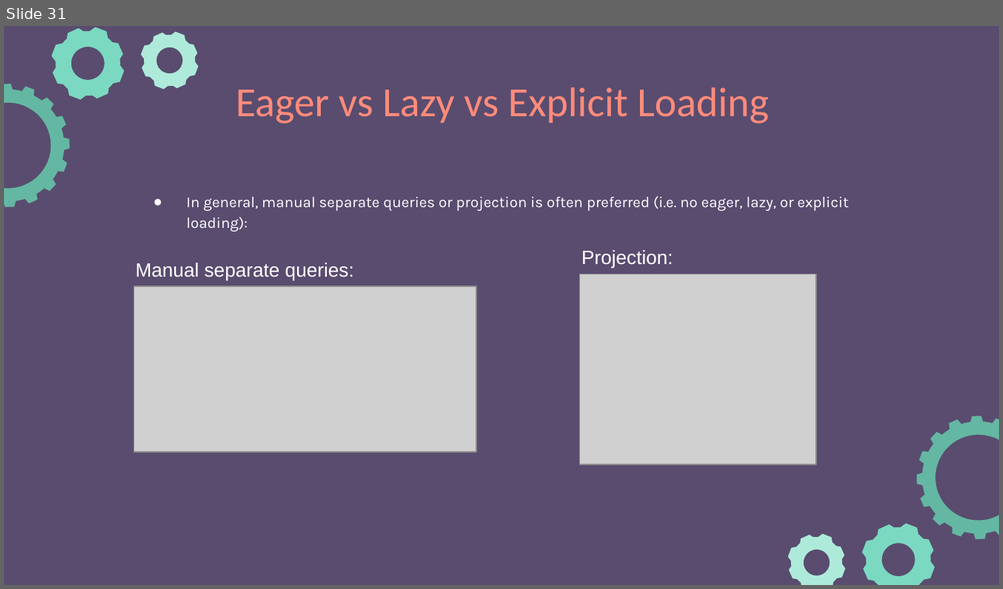
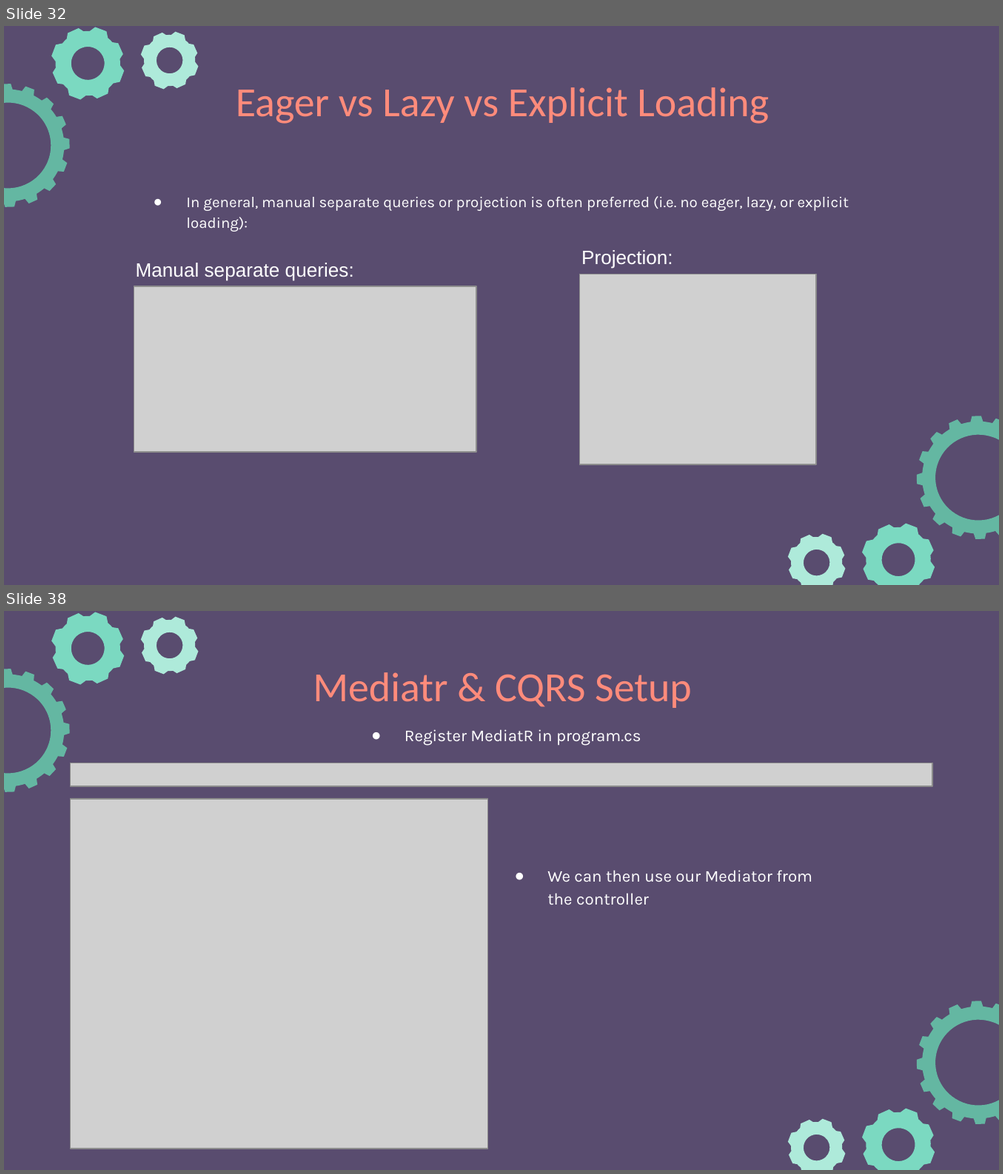
Before and after one commit to e-m-wilson/dotnet, a slide deck: Resources-Notes-Ppts/ASP-NET-Identity/ASPNET.pptx. Shown one above the other, each under a label of ours: slide 31 before the commit, slides 32 and 38 after it; the slides between them are not shown. The pictures are 1003x589 and 1003x1174 pixels, drawn with LibreOffice and Linux fonts; fonts in the diff are those of the drawing; grey boxes stand for pictures. Boxes give left, top, right and bottom in pixels: in the first picture for what was removed or moved away, otherwise in the second. Text is boxed around its words. In the diff, an @@ line names an element or a change of style, - is before the commit and + after.

```diff
--- a/Resources-Notes-Ppts/ASP-NET-Identity/ASPNET.pptx
+++ b/Resources-Notes-Ppts/ASP-NET-Identity/ASPNET.pptx
@@ slide 38 added at (x1=4, y1=611, x2=999, y2=1170), background #594C6F; not listed: 6 template elements that a slide beside it also shows @@
@@ title added at (x1=313, y1=672, x2=691, y2=708), 30 pt, text #FF8B7B @@
+Mediatr & CQRS Setup
@@ text added at (x1=404, y1=729, x2=641, y2=746), 12 pt, text #FFFFFF @@
+● Register MediatR in program.cs
@@ picture added at (x1=71, y1=763, x2=932, y2=787) @@
@@ picture added at (x1=71, y1=799, x2=489, y2=1149) @@
@@ text added at (x1=547, y1=870, x2=812, y2=905), 12 pt, text #FFFFFF @@
+● We can then use our Mediator from the controller
@@ what was slide 31 is now slide 32 @@
```
Also in this commit, not shown: 1 slide changed, 6 other slides added, 2 other files.
